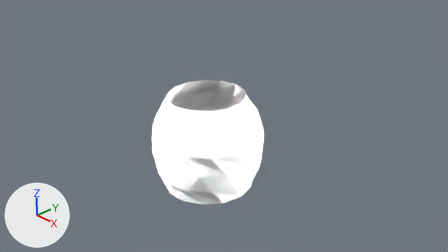
Before and after pictures for a commit that changed the Blender file raspberry.blend.
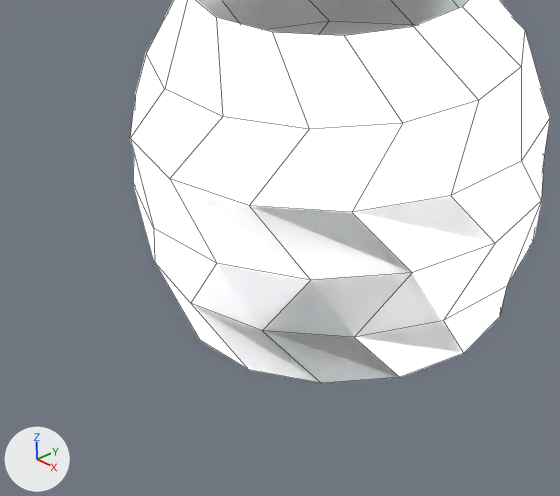
The first picture shows the older version from the file's camera 'Camera'. The close-ups show both versions on the part from 26% to 60% of the width and 40% to 93% of the height of that picture; other places that the commit changed are outside them. Every picture has the same lights, and +X, +Y and +Z are marked at lower left. The close-ups show mesh edges as thin lines.
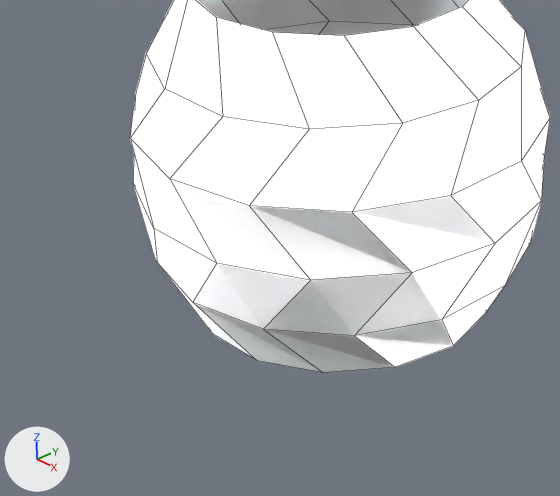
Edits to the scene script, one JSON object a line:
```json
{"op": "remove", "block": "lat_lattice", "code": "lat_lattice.points.foreach_set('co_deform', [-0.0594, -0.0594, -0.5, 0.0594, -0.0594, -0.5, -0.0594, 0.0594, -0.5, 0.0594, 0.0594, -0.5, -0.309, -0.309, -0.333, 0.309, -0.309, -0.333, -0.309, 0.309, -0.333, 0.309, 0.309, -0.333, -0.437, -0.437, -0.167, 0.437, -0.437, -0.167, -0.437, 0.437, -0.167, 0.437, 0.437, -0.167, -0.489, -0.489, 0.0, 0.489, -0.489, 0.0, -0.489, 0.489, 0.0, 0.489, 0.489, 0.0, -0.5, -0.5, 0.167, 0.5, -0.5, 0.167, -0.5, 0.5, 0.167, 0.5, 0.5, 0.167, -0.359, -0.359, 0.333, 0.359, -0.359, 0.333, -0.359, 0.359, 0.333, 0.359, 0.359, 0.333, -0.146, -0.146, 0.5, 0.146, -0.146, 0.5, -0.146, 0.146, 0.5, 0.146, 0.146, 0.5])"}
{"op": "add", "block": "lat_lattice", "code": "lat_lattice.points.foreach_set('co_deform', [-0.0127, -0.0127, -0.414, 0.0127, -0.0127, -0.414, -0.0127, 0.0127, -0.414, 0.0127, 0.0127, -0.414, -0.224, -0.224, -0.333, 0.224, -0.224, -0.333, -0.224, 0.224, -0.333, 0.224, 0.224, -0.333, -0.437, -0.437, -0.167, 0.437, -0.437, -0.167, -0.437, 0.437, -0.167, 0.437, 0.437, -0.167, -0.489, -0.489, 0.0, 0.489, -0.489, 0.0, -0.489, 0.489, 0.0, 0.489, 0.489, 0.0, -0.5, -0.5, 0.167, 0.5, -0.5, 0.167, -0.5, 0.5, 0.167, 0.5, 0.5, 0.167, -0.359, -0.359, 0.333, 0.359, -0.359, 0.333, -0.359, 0.359, 0.333, 0.359, 0.359, 0.333, -0.146, -0.146, 0.5, 0.146, -0.146, 0.5, -0.146, 0.146, 0.5, 0.146, 0.146, 0.5])"}
```

Boxes [x1, y1, x2, y2] around the edits, measured in the close-ups (560 x 496 px):
```json
{"object": "Cylinder.004", "change": "reshaped", "before": [130, 0, 550, 383], "after": [130, 0, 550, 373]}
```
